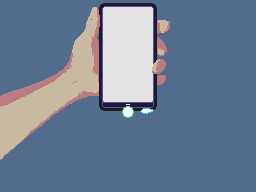
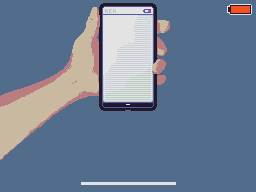
The second 256×192 image is a revision of the first. Changes to its layers:
hid group "Fx Connnect" (5 layers) over [115, 99, 142, 118]
hid group "FX Spark" (5 layers) over [132, 108, 154, 116]
showed group "UI" (3 layers) over [81, 4, 252, 185]
showed group "PhoneScreen" (3 layers) over [103, 9, 153, 102]
